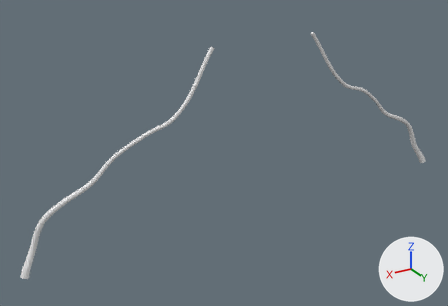
The glTF model dist/assets/vascular/va_superior_petrosal_sinus.glb as it was, and as the next commit left it.
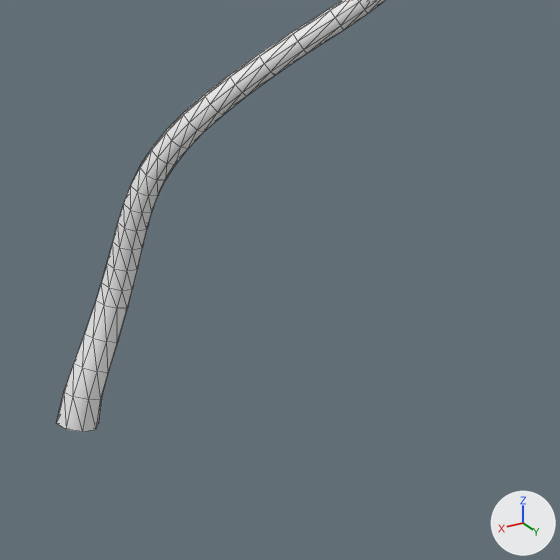
The first picture shows the older version from a camera (50 mm lens) standing at (77.7, 117.0, 22.2) and looking at (9.9, 3.9, -34.3). The close-ups show the older and then the newer version on the part from 2% to 28% of the width and 61% to 100% of the height of that picture. Only the edits that show in the close-ups are written down. The lights are fixed; the arrows at lower right show +X, +Y and +Z. The close-ups show mesh edges as thin lines. Where no turn or scale is listed for an object, it has been applied to the vertices. Vertices at exactly the same position are counted once.

The first close-up shows 'R'.
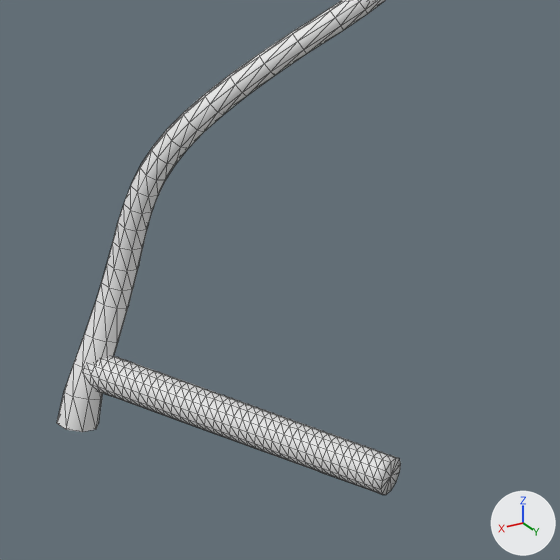
Where the newer file only moved an object's origin or applied its transform, the numbers keep the older frame.

Location of each change, [x1, y1, x2, y2] in pixels of the close-ups (560 x 560 px):
```json
{"object": "R", "change": "reshaped", "before": [57, 0, 385, 432], "after": [57, 0, 401, 495]}
{"part": 1, "of": "me_r", "change": "added", "after": [86, 356, 401, 495]}
```

Edits to the scene script, one JSON object a line:
```json
{"block": "me_r", "where": "# used by ob_r; location = (35.88, 5.11, -30.02)"}
{"op": "remove", "block": "me_r", "code": "me_r.from_pydata(...)  # 546 vertices, 1088 faces; spans x -22.6..22.6, y -2.5..2.5, z -21.5..21.5"}
{"op": "add", "block": "me_r", "code": "me_r.from_pydata(...)  # 1234 vertices, 2456 faces; spans x -25.2..22.6, y -5.2..10.4, z -22.0..24.9"}
{"block": "me_r", "change": "me_r part 1: a new loose piece of 446 vertices spanning x 10.9..21.4, y -1.6..10.4, z -22.0..-18.2"}
{"block": "me_r", "change": "other edits to the shape of me_r do not show in these pictures"}
```
